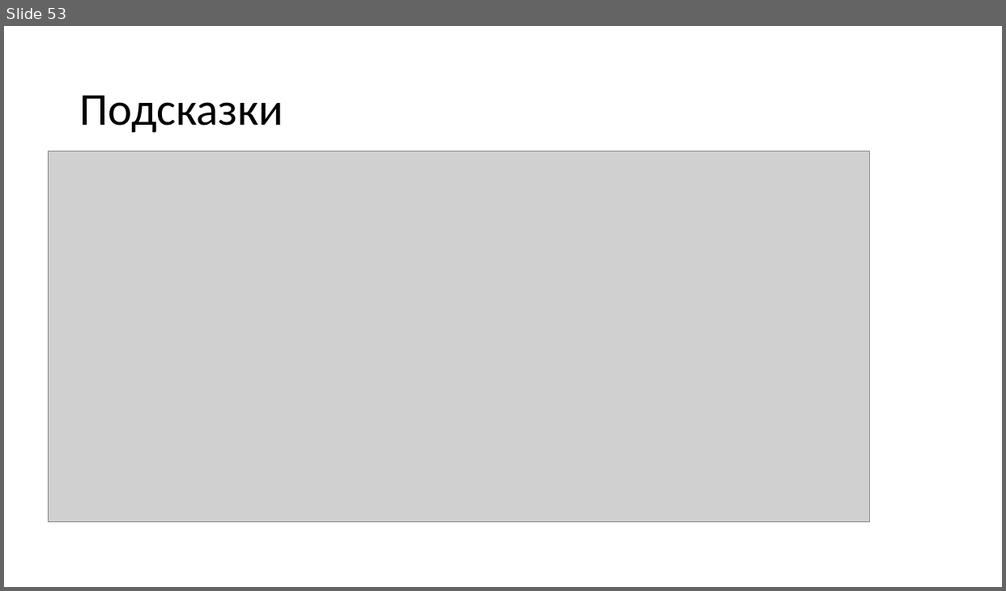
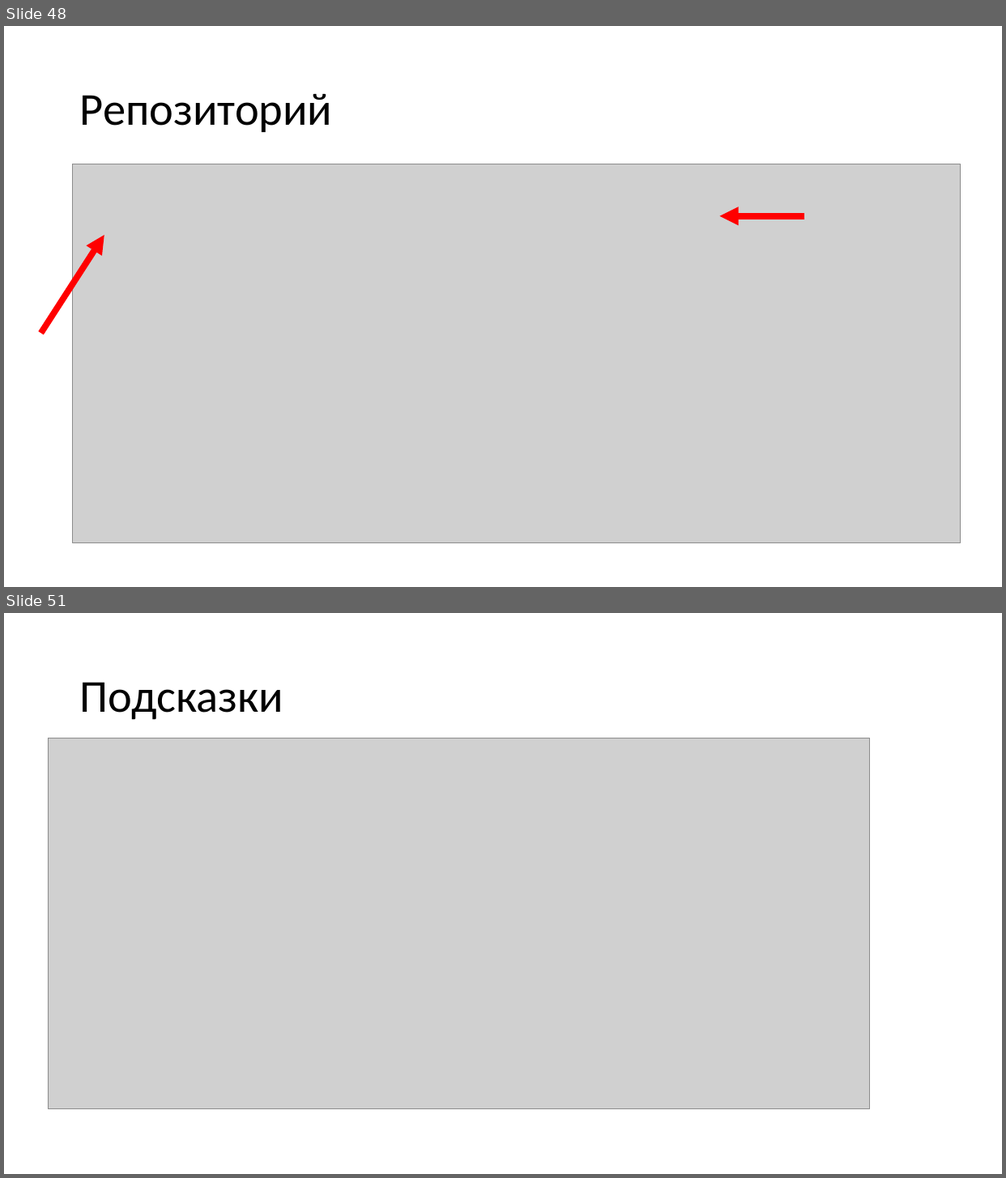
Before and after one commit to yoursdearboy/git-101, a slide deck: basic2.pptx. Shown one above the other, each under a label of ours: slide 53 before the commit, slides 48 and 51 after it; the slides between them are not shown. The pictures are 1006x591 and 1006x1178 pixels, drawn with LibreOffice and Linux fonts; fonts in the diff are those of the drawing; grey boxes stand for pictures. Boxes give left, top, right and bottom in pixels: in the first picture for what was removed or moved away, otherwise in the second. Text is boxed around its words. In the diff, an @@ line names an element or a change of style, - is before the commit and + after.

```diff
--- a/basic2.pptx
+++ b/basic2.pptx
@@ slide 48 added at box(4, 26, 1002, 587), background #FFFFFF @@
@@ title added at box(80, 94, 332, 132), 44 pt, text #000000 @@
+Репозиторий
@@ picture added at box(73, 165, 961, 544) @@
@@ arrow added from (805, 216) to (720, 216), #FF0000 6 pt @@
@@ arrow added from (40, 333) to (104, 235), #FF0000 6 pt @@
@@ what was slide 53 is now slide 51 @@
```
Also in this commit, not shown: 10 slides changed, 12 other slides added, 12 slides removed.
